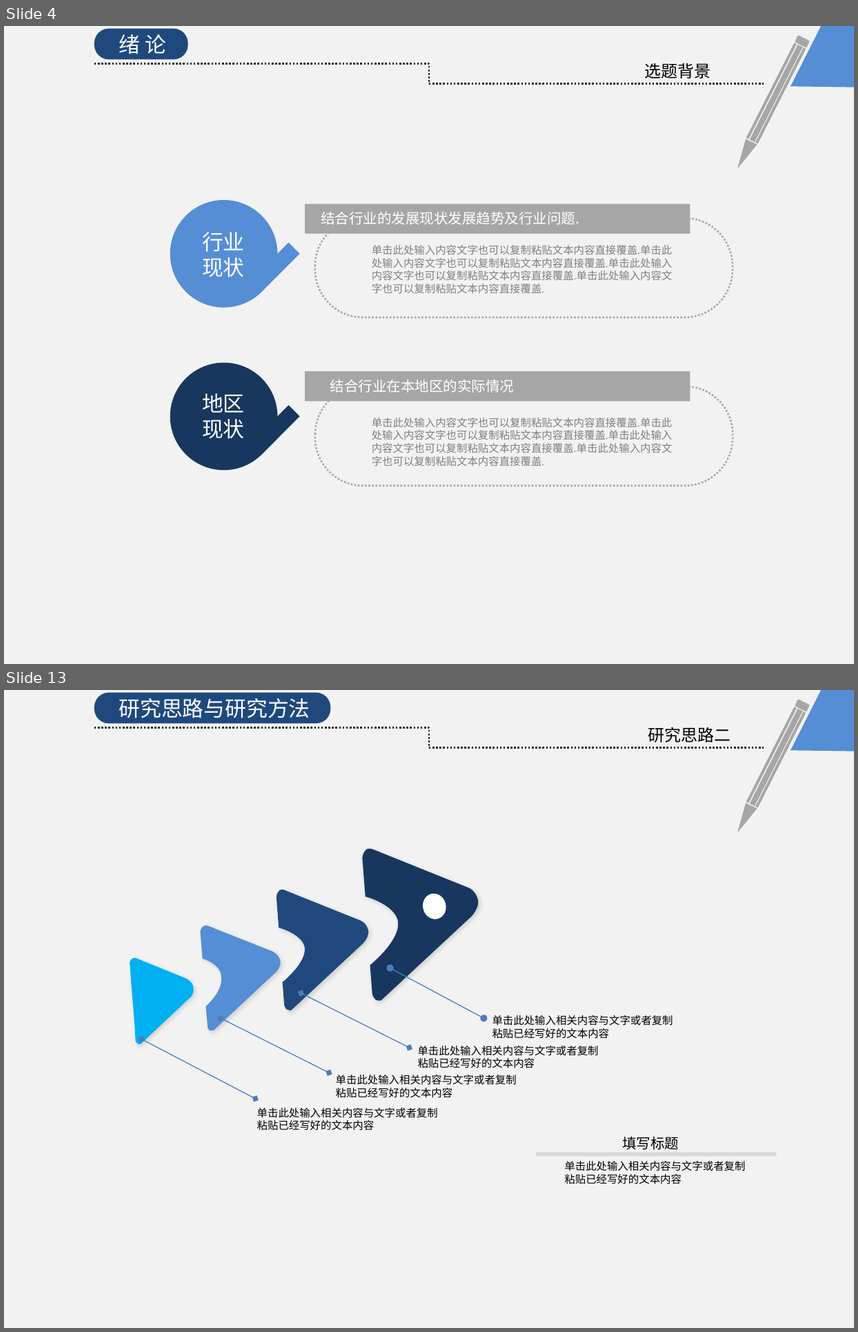
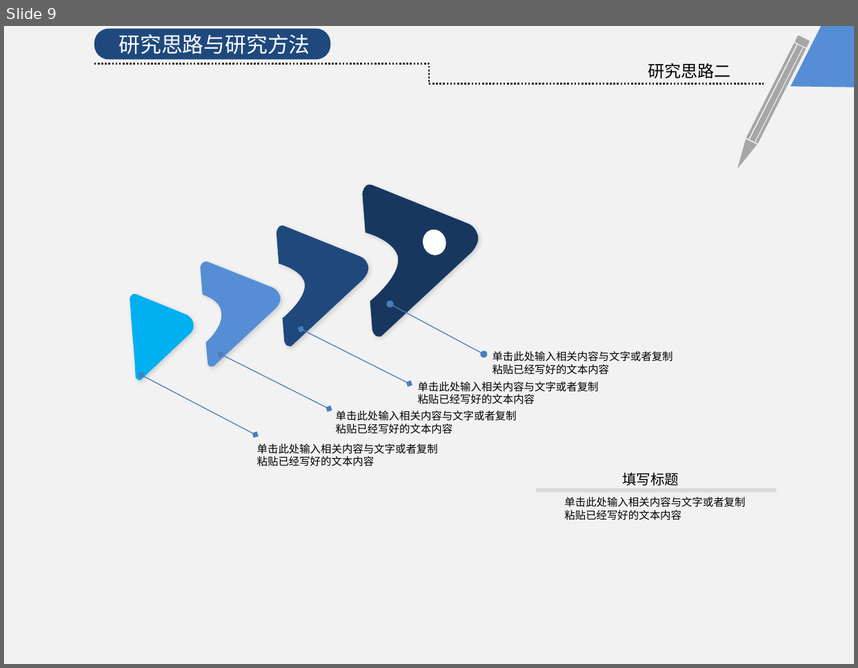
Before and after one commit to KrisCheng/GraduationDesign, a slide deck: FinalPaper/毕业答辩.pptx. Shown one above the other, each under a label of ours: slides 4 and 13 before the commit, slide 9 after it; the slides between them are not shown. The pictures are 858x1332 and 858x668 pixels, drawn with LibreOffice and Linux fonts; fonts in the diff are those of the drawing. Boxes give left, top, right and bottom in pixels: in the first picture for what was removed or moved away, otherwise in the second. Text is boxed around its words. In the diff, an @@ line names an element or a change of style, - is before the commit and + after.

```diff
--- a/FinalPaper/毕业答辩.pptx
+++ b/FinalPaper/毕业答辩.pptx
@@ slide 4 removed at box(4, 26, 854, 664), background #FFFFFF @@
@@ rectangle removed at box(4, 26, 854, 664) @@
@@ rounded rectangle removed at box(94, 29, 188, 59) @@
@@ text removed at box(119, 34, 166, 54) @@
-绪 论
@@ freeform shape removed at box(791, 26, 854, 87) @@
@@ elbow line removed from (94, 63) to (764, 84) @@
@@ text removed at box(645, 63, 711, 78) @@
-选题背景
@@ group removed at box(732, 36, 809, 172): 3 rectangles, 1 rounded rectangle, 1 freeform shape @@
@@ flow chart magnetic tape removed at box(148, 178, 299, 330) @@
@@ rectangle removed at box(305, 203, 690, 234) @@
@@ text removed at box(321, 212, 579, 225) @@
-结合行业的发展现状发展趋势及行业问题.
@@ text removed at box(202, 232, 245, 277) @@
-行业
-现状
@@ rounded rectangle removed at box(315, 218, 733, 318) @@
@@ text removed at box(372, 245, 673, 293) @@
-单击此处输入内容文字也可以复制粘贴文本内容直接覆盖.单击此
-处输入内容文字也可以复制粘贴文本内容直接覆盖.单击此处输入
-内容文字也可以复制粘贴文本内容直接覆盖.单击此处输入内容文
-字也可以复制粘贴文本内容直接覆盖.
@@ flow chart magnetic tape removed at box(148, 341, 299, 492) @@
@@ rectangle removed at box(305, 371, 690, 401) @@
@@ text removed at box(202, 393, 245, 439) @@
-地区
-现状
@@ rounded rectangle removed at box(315, 385, 733, 485) @@
@@ text removed at box(330, 379, 515, 392) @@
-结合行业在本地区的实际情况
@@ text removed at box(372, 417, 673, 466) @@
-单击此处输入内容文字也可以复制粘贴文本内容直接覆盖.单击此
-处输入内容文字也可以复制粘贴文本内容直接覆盖.单击此处输入
-内容文字也可以复制粘贴文本内容直接覆盖.单击此处输入内容文
-字也可以复制粘贴文本内容直接覆盖.
@@ what was slide 13 is now slide 9 @@
```
Also in this commit, not shown: 6 slides changed, 3 slides added, 6 other slides removed.
